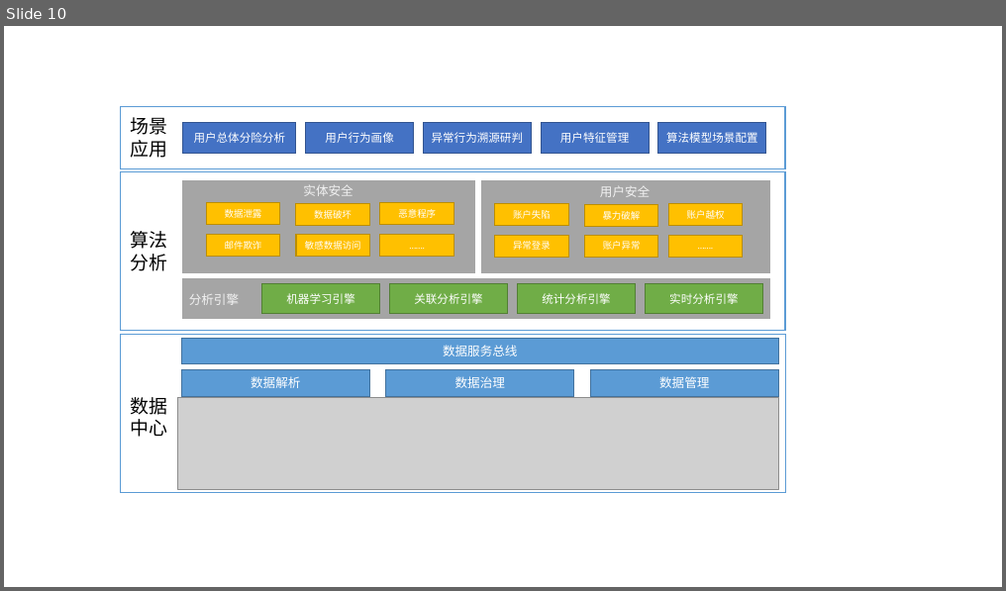
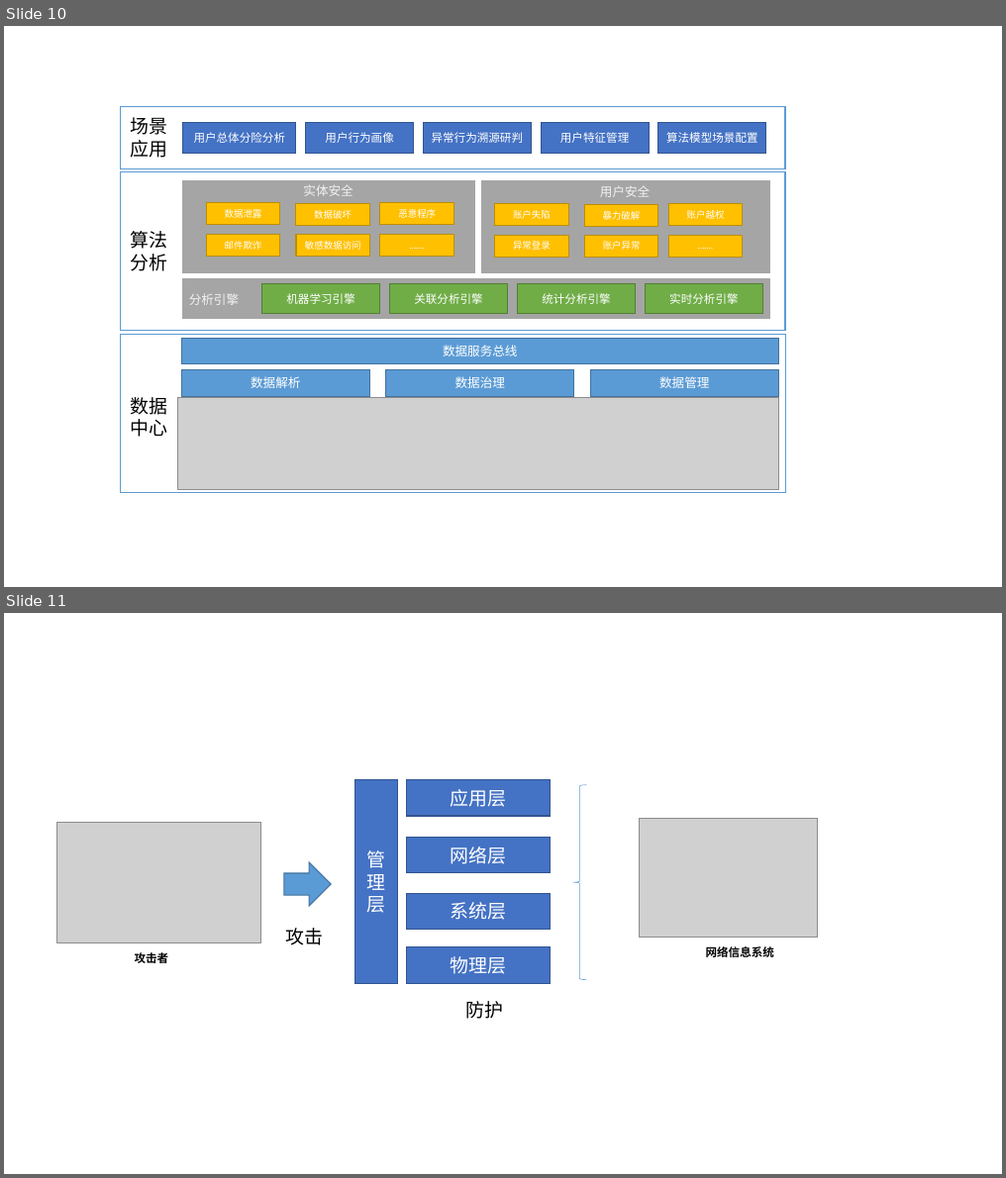
Before and after one commit to xiejava1018/xiejavaimagesrc, a slide deck: images/2022/画图.pptx. Shown one above the other, each under a label of ours: slide 10 before the commit, slides 10 and 11 after it. The pictures are 1006x591 and 1006x1178 pixels, drawn with LibreOffice and Linux fonts; fonts in the diff are those of the drawing; grey boxes stand for pictures. Boxes give left, top, right and bottom in pixels: in the first picture for what was removed or moved away, otherwise in the second. Text is boxed around its words. In the diff, an @@ line names an element or a change of style, - is before the commit and + after.

```diff
--- a/images/2022/画图.pptx
+++ b/images/2022/画图.pptx
@@ slide 11 added at <box>4,613,1002,1174</box>, background #FFFFFF @@
@@ rectangle added at <box>355,780,398,984</box>, fill #4472C4, outline #325491 1 pt, 18 pt, text #FFFFFF @@
+管理层
@@ rectangle added at <box>407,780,550,816</box>, fill #4472C4, outline #325491 1 pt, 18 pt, text #FFFFFF @@
+应用层
@@ left brace added at <box>573,785,586,980</box>, outline #5B9BD5 0.5 pt @@
@@ picture added at <box>640,818,818,937</box> @@
@@ picture added at <box>57,822,260,943</box> @@
@@ rectangle added at <box>407,838,550,873</box>, fill #4472C4, outline #325491 1 pt, 18 pt, text #FFFFFF @@
+网络层
@@ right arrow added at <box>284,862,331,906</box>, fill #5B9BD5, outline #43739E 1 pt @@
@@ rectangle added at <box>407,894,550,930</box>, fill #4472C4, outline #325491 1 pt, 18 pt, text #FFFFFF @@
+系统层
@@ text added at <box>285,928,323,946</box>, 18 pt, text #000000 @@
+攻击
@@ text added at <box>135,953,169,963</box>, 11 pt, text #000000, bold @@
+攻击者
@@ rectangle added at <box>407,948,550,983</box>, fill #4472C4, outline #325491 1 pt, 18 pt, text #FFFFFF @@
+物理层
@@ text added at <box>706,945,774,960</box>, 11 pt, text #000000, bold @@
+网络信息系统
@@ text added at <box>466,1001,504,1019</box>, 18 pt, text #000000 @@
+防护
```
Also in this commit, not shown: 1 other file.
